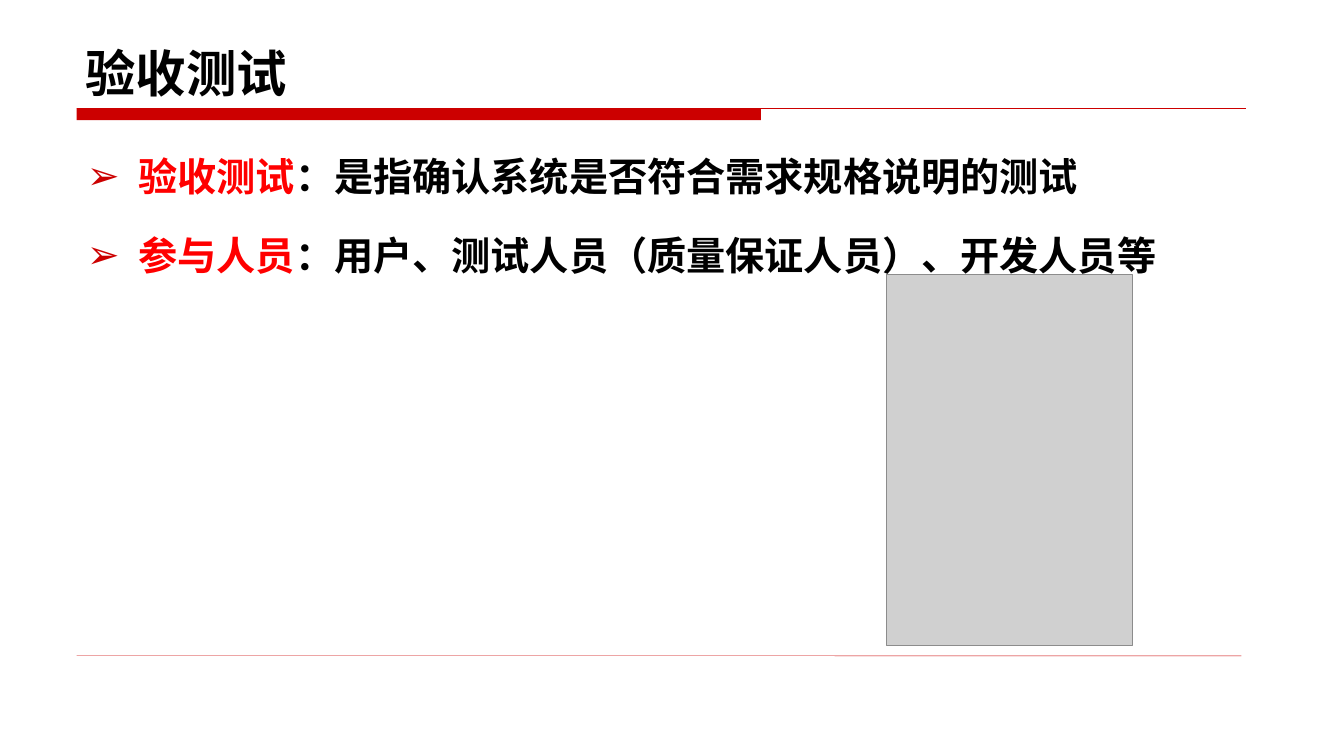
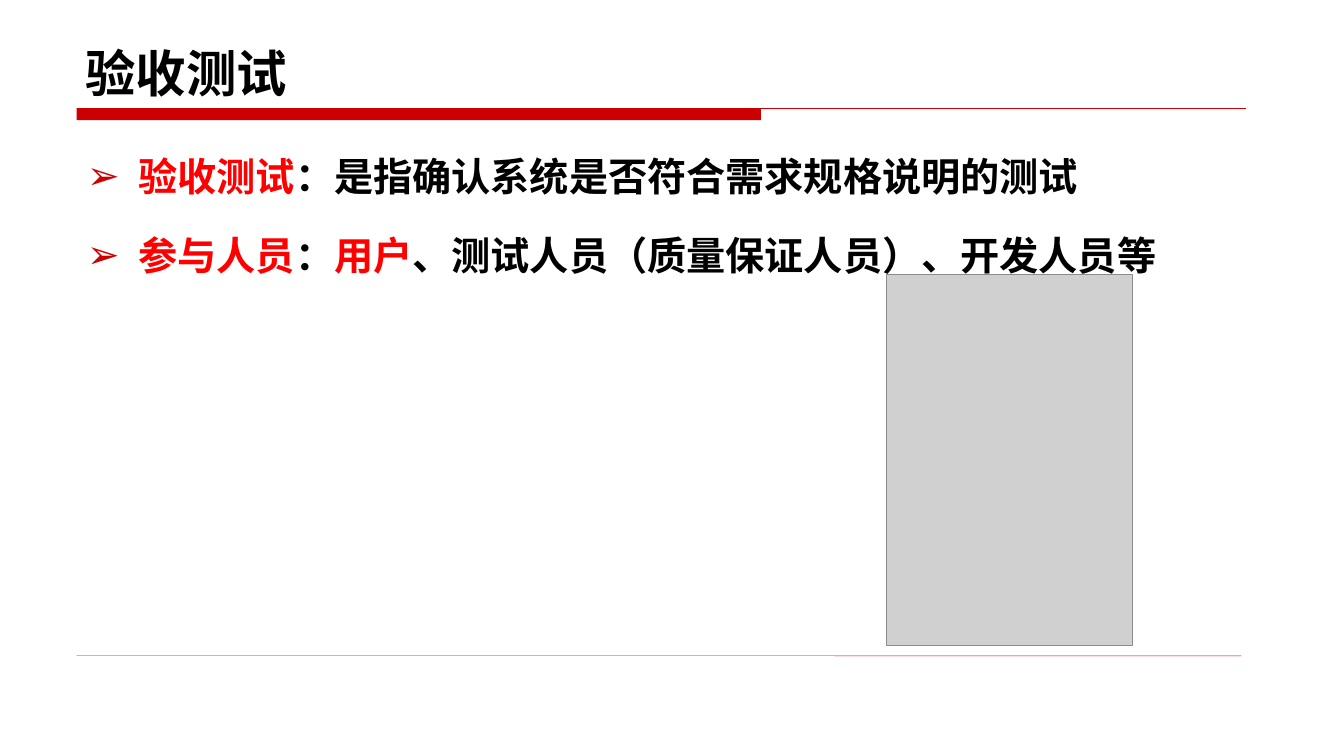
Before and after one commit to edu2act/course-foundation-software-tesing, a slide deck: slide 6 of materials/slides/11.1.pptx. Drawn at 1344x756 pixels with LibreOffice and Linux fonts; fonts in the diff are those of the drawing; grey boxes stand for pictures. Boxes give left, top, right and bottom in pixels: in the first picture for what was removed or moved away, otherwise in the second. Text is boxed around its words. In the diff, an @@ line names an element or a change of style, - is before the commit and + after.

Commit message:
白盒测试实践

```diff
--- a/materials/slides/11.1.pptx
+++ b/materials/slides/11.1.pptx
@@ text at (139, 236, 1157, 281): text colour #000000 to #FF0000 in "参与人员：用户、测试人员（质量保证人员）、开发人员等" @@
```
Also in this commit, not shown: 5 other slides changed, 8 slides added, 2 other files.
